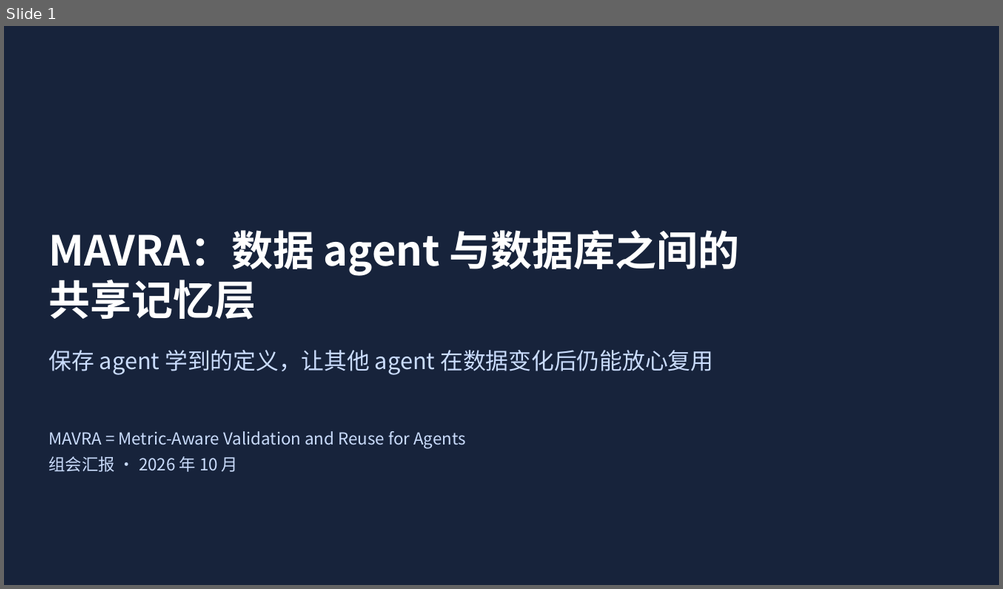
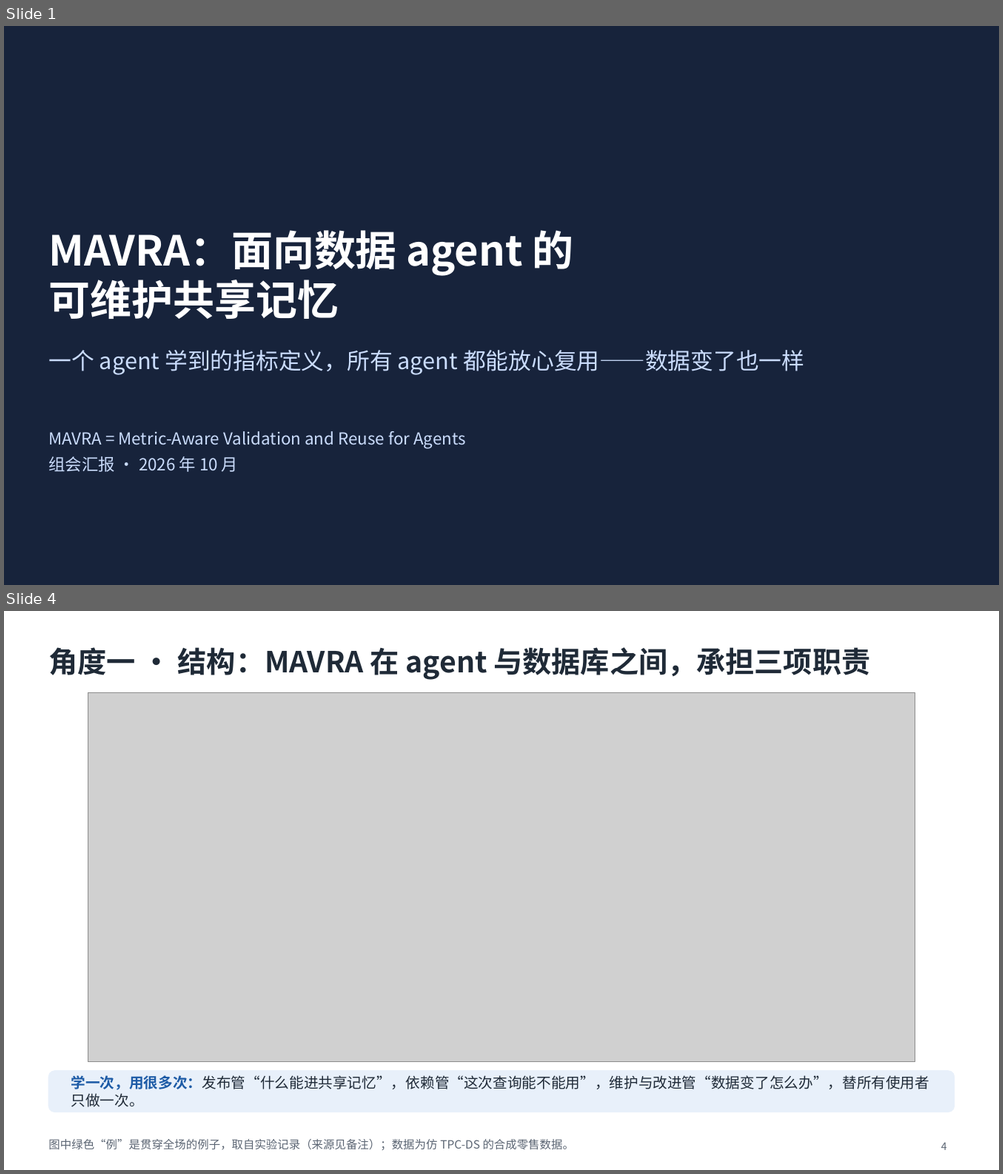
Before and after one commit to mmmttt000045/agent4db-adapter, a slide deck: docs/mavra-system.pptx. Shown one above the other, each under a label of ours: slide 1 before the commit, slides 1 and 4 after it; the slides between them are not shown. The pictures are 1003x589 and 1003x1174 pixels, drawn with LibreOffice and Linux fonts; fonts in the diff are those of the drawing; grey boxes stand for pictures. Boxes give left, top, right and bottom in pixels: in the first picture for what was removed or moved away, otherwise in the second. Text is boxed around its words. In the diff, an @@ line names an element or a change of style, - is before the commit and + after.

```diff
--- a/docs/mavra-system.pptx
+++ b/docs/mavra-system.pptx
@@ slide 4 added at [4,611,999,1170], background #FFFFFF @@
@@ title added at [48,647,871,680], 28 pt, text #1F2A37, bold @@
+角度一 · 结构：MAVRA 在 agent 与数据库之间，承担三项职责
@@ picture added at [88,693,915,1062] @@
@@ rounded rectangle added at [48,1071,954,1113], fill #E8F0FA, outline #E8F0FA 1 pt @@
@@ text added at [71,1076,929,1108], 14 pt, text #1F2A37 @@
+学一次，用很多次：发布管“什么能进共享记忆”，依赖管“这次查询能不能用”，维护与改进管“数据变了怎么办”，替所有使用者只做一次。
@@ text added at [48,1139,574,1150], 11 pt, text #5B6573 @@
+图中绿色“例”是贯穿全场的例子，取自实验记录（来源见备注）；数据为仿 TPC-DS 的合成零售数据。
@@ page number added at [941,1143,947,1150], 10 pt, text #5B6573 @@
+4
@@ slide 1 changed as well @@
@@ title at [48,230,574,319]: text changed @@
-MAVRA：数据 agent 与数据库之间的
-共享记忆层
+MAVRA：面向数据 agent 的
+可维护共享记忆
@@ text at [48,350,804,375]: text changed @@
-保存 agent 学到的定义，让其他 agent 在数据变化后仍能放心复用
+一个 agent 学到的指标定义，所有 agent 都能放心复用——数据变了也一样
```
Also in this commit, not shown: 4 other slides changed, 2 other slides added, 5 slides removed, 23 other files.
